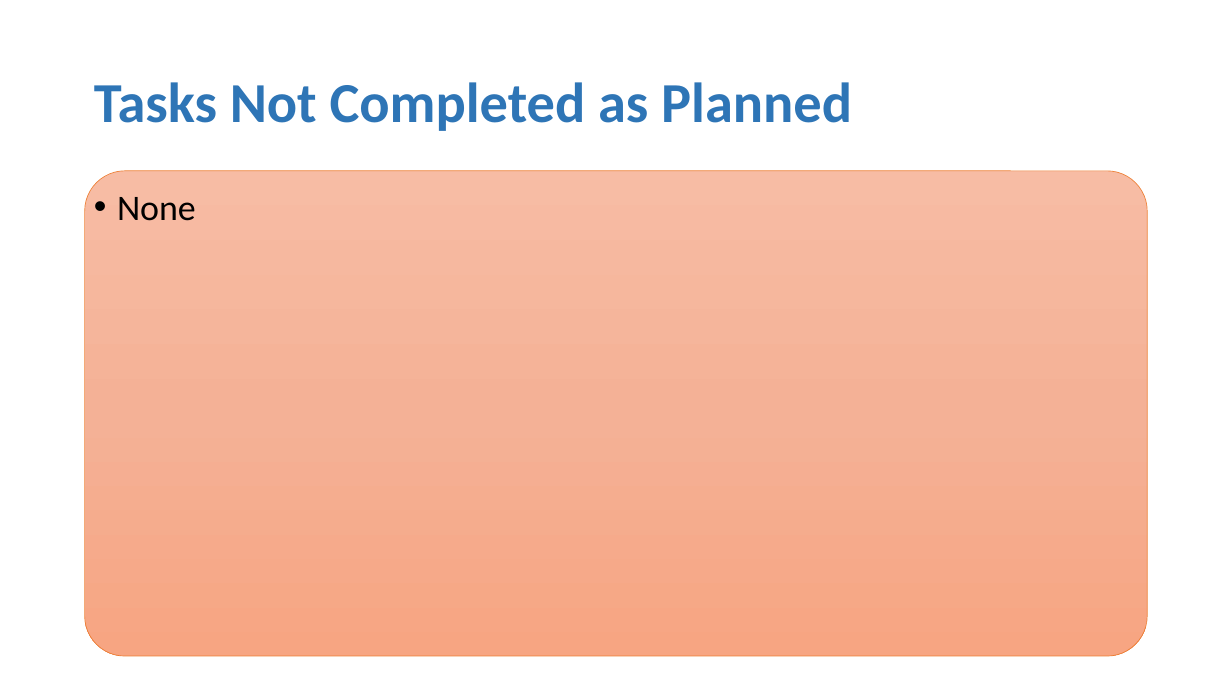
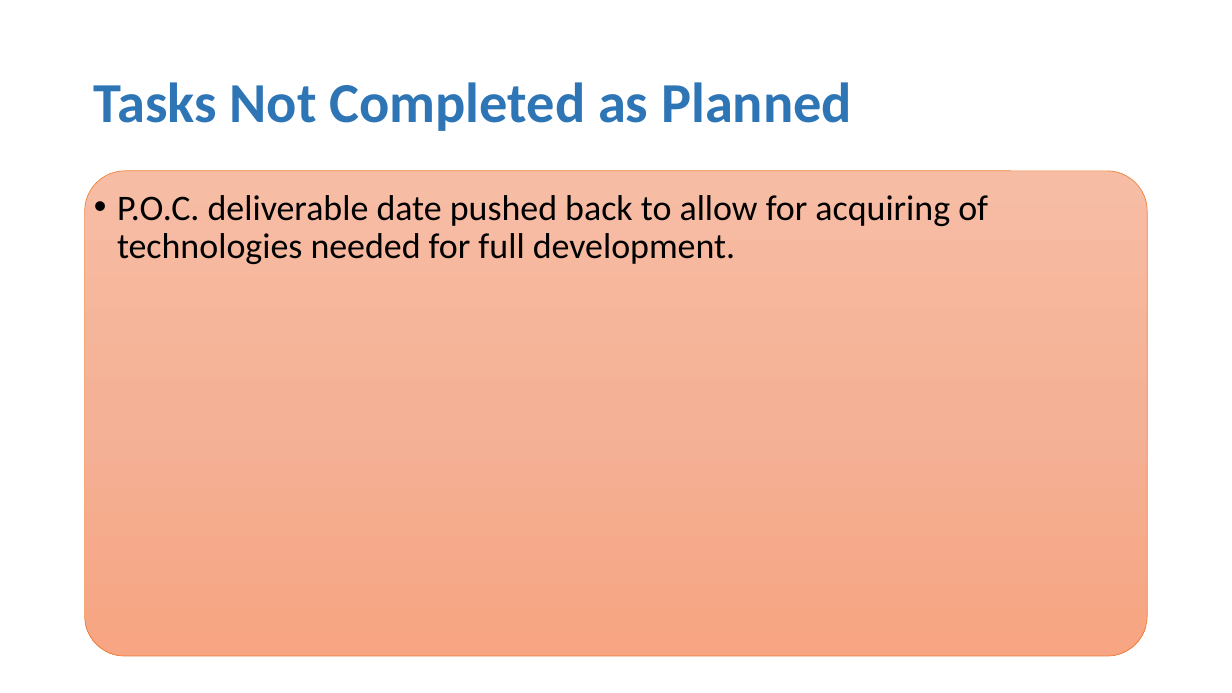
Before and after one commit to Bbulicki/MarchingMasters, a slide deck: slide 3 of Documents/Meeting Updates/MarchingMasters-1110.pptx. Drawn at 1232x693 pixels with LibreOffice and Linux fonts; fonts in the diff are those of the drawing. Boxes give left, top, right and bottom in pixels: in the first picture for what was removed or moved away, otherwise in the second. Text is boxed around its words. In the diff, an @@ line names an element or a change of style, - is before the commit and + after.

```diff
--- a/Documents/Meeting Updates/MarchingMasters-1110.pptx
+++ b/Documents/Meeting Updates/MarchingMasters-1110.pptx
@@ text at (117, 195, 988, 264): text changed @@
-• None
+• P.O.C. deliverable date pushed back to allow for acquiring of technologies needed for full development.
```
Also in this commit, not shown: 1 other file.
